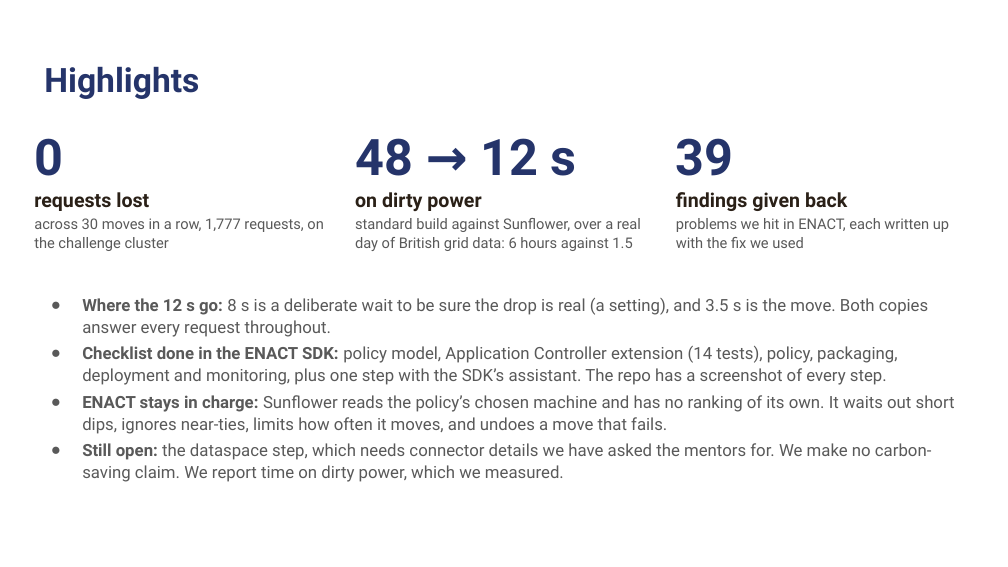
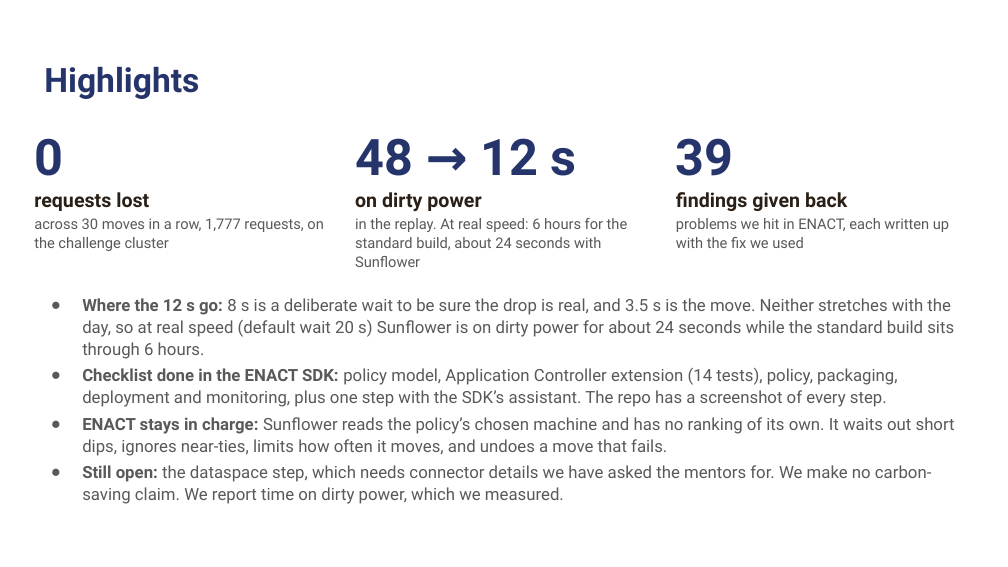
Before and after one commit to kinnuworks/sunflower-enact, a slide deck: slide 4 of docs/slides/Sunflower-VelesHack.pptx. Drawn at 1008x567 pixels with LibreOffice and Linux fonts; fonts in the diff are those of the drawing; background and template pictures are left out. Boxes give left, top, right and bottom in pixels: in the first picture for what was removed or moved away, otherwise in the second. Text is boxed around its words. In the diff, an @@ line names an element or a change of style, - is before the commit and + after.

Commit message:
State the real-speed comparison correctly: 6 hours against about 24 seconds
The standard build's replayed seconds scale back up to hours because a dirty stretch lasts as
long as the grid makes it. Sunflower's wait and move do not stretch with the day, so its
replayed 12 seconds are not 1.5 hours: at real speed it is the default 20 s wait plus the
measured move. The screen, README, slides, pitch and question sheet now say so, and mark
the 24 seconds as worked out from measurements.

```diff
--- a/docs/slides/Sunflower-VelesHack.pptx
+++ b/docs/slides/Sunflower-VelesHack.pptx
@@ text at <box>355,218,628,267</box>: text changed @@
-standard build against Sunflower, over a real day of British grid data: 6 hours against 1.5
+in the replay. At real speed: 6 hours for the standard build, about 24 seconds with Sunflower
@@ text at <box>82,298,954,359</box>: text changed @@
-● Where the 12 s go: 8 s is a deliberate wait to be sure the drop is real (a setting), and 3.5 s is the move. Both copies answer every request throughout.
+● Where the 12 s go: 8 s is a deliberate wait to be sure the drop is real, and 3.5 s is the move. Neither stretches with the day, so at real speed (default wait 20 s) Sunflower is on dirty power for about 24 seconds while the standard build sits through 6 hours.
```
Also in this commit, not shown: 7 other files.
